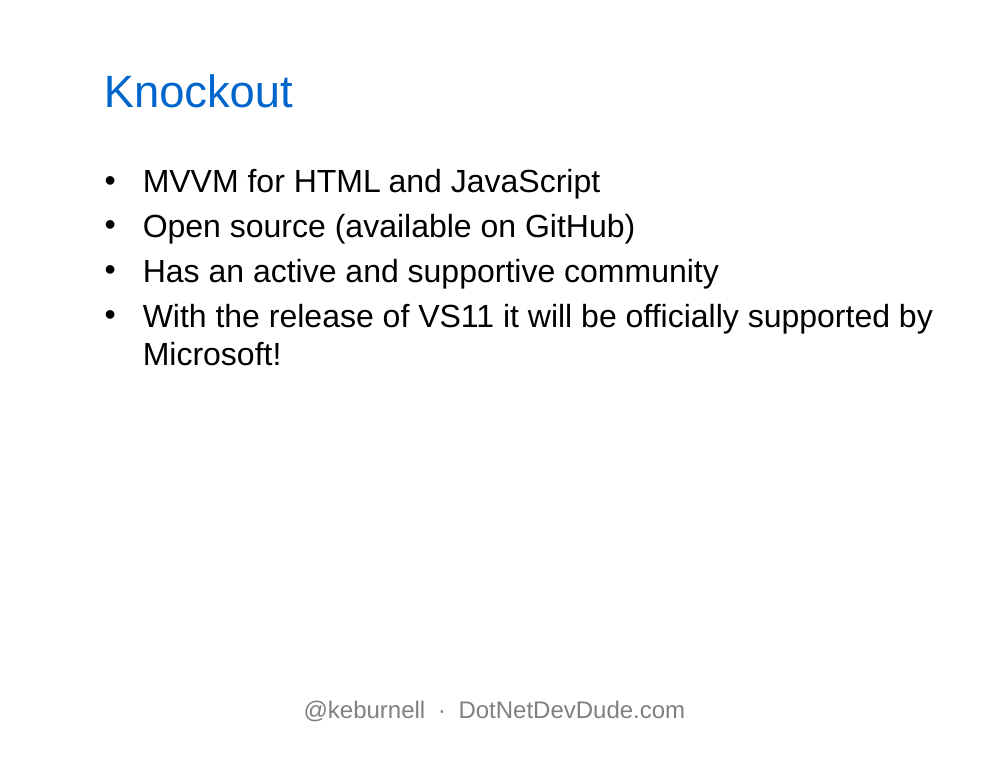
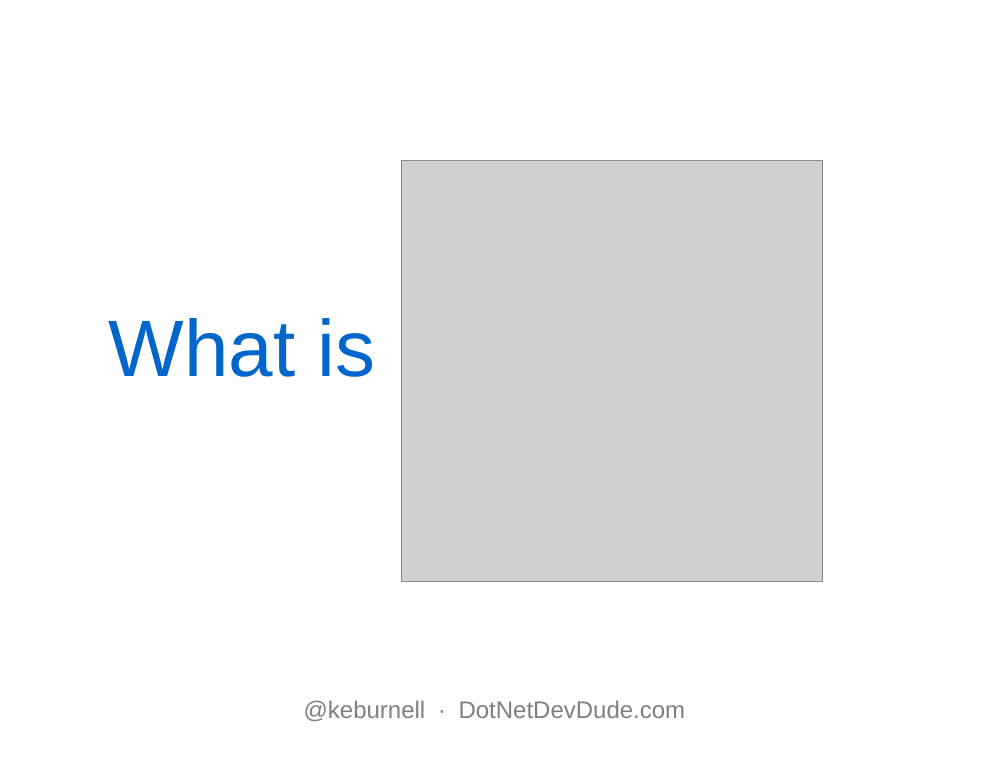
Before and after one commit to kburnell/KO_Your_MVC, a slide deck: slide 5 of KOyourMVC.pptx. Drawn at 1008x768 pixels with LibreOffice and Linux fonts; fonts in the diff are those of the drawing; grey boxes stand for pictures; background and template pictures are left out. Boxes give left, top, right and bottom in pixels: in the first picture for what was removed or moved away, otherwise in the second. Text is boxed around its words. In the diff, an @@ line names an element or a change of style, - is before the commit and + after.

```diff
--- a/KOyourMVC.pptx
+++ b/KOyourMVC.pptx
@@ title removed at box(104, 74, 293, 108) @@
-Knockout
@@ text removed at box(143, 168, 933, 366) @@
-• MVVM for HTML and JavaScript
-• Open source (available on GitHub)
-• Has an active and supportive community
-• With the release of VS11 it will be officially supported by Microsoft!
@@ picture added at box(401, 160, 822, 581) @@
@@ title added at box(109, 318, 375, 377), 60 pt, text #0066CC @@
+What is
```
Also in this commit, not shown: 6 other slides changed, 6 other files.
